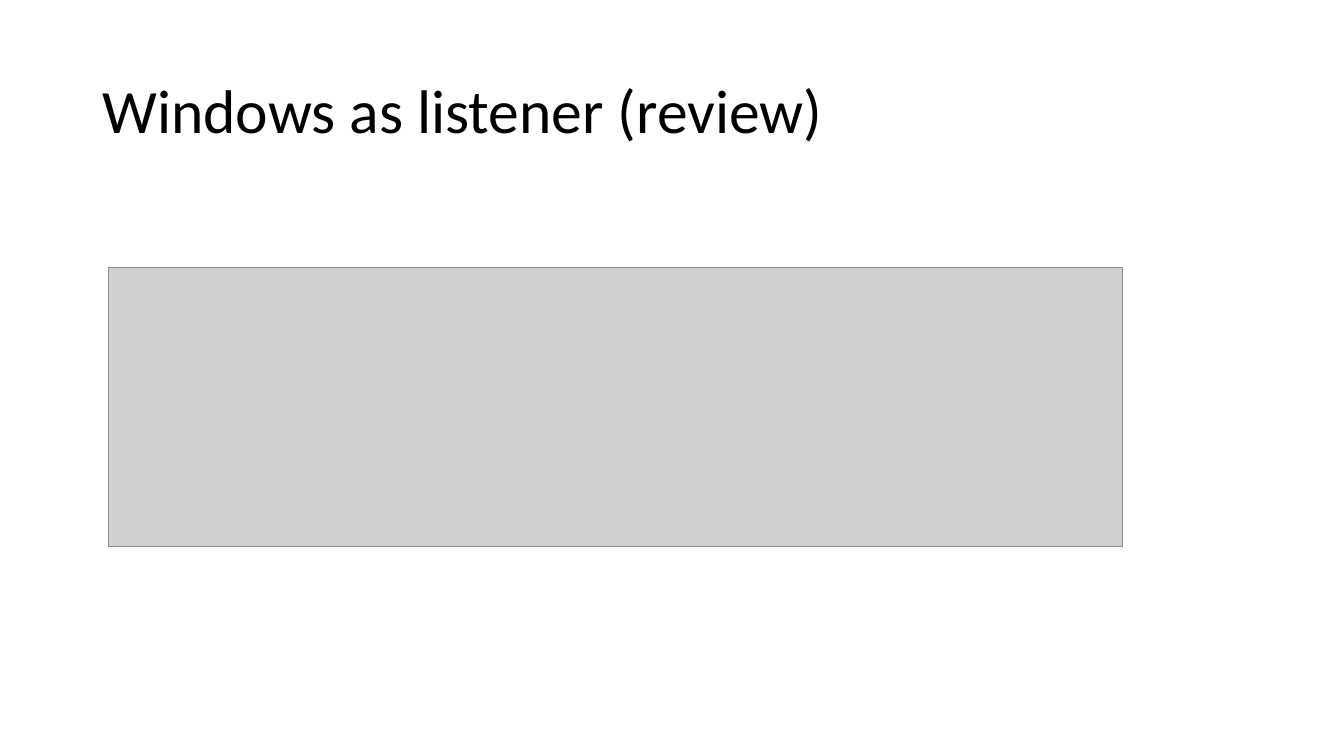
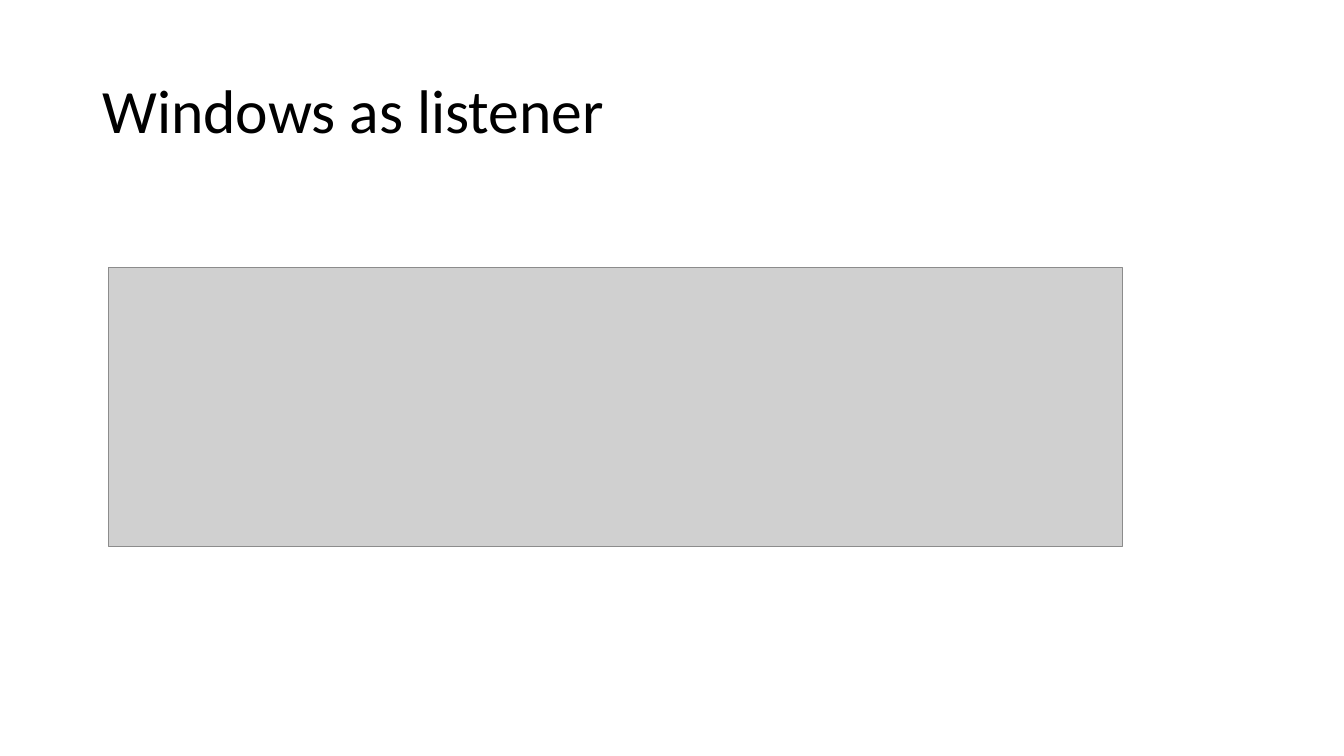
Before and after one commit to frankwxu/digital-forensics-lab, a slide deck: slide 27 of Basic_Computer_Skills_for_Forensics/7_USB_Image_Acquisition.pptx. Drawn at 1344x756 pixels with LibreOffice and Linux fonts; fonts in the diff are those of the drawing; grey boxes stand for pictures; background and template pictures are left out. Boxes give left, top, right and bottom in pixels: in the first picture for what was removed or moved away, otherwise in the second. Text is boxed around its words. In the diff, an @@ line names an element or a change of style, - is before the commit and + after.

```diff
--- a/Basic_Computer_Skills_for_Forensics/7_USB_Image_Acquisition.pptx
+++ b/Basic_Computer_Skills_for_Forensics/7_USB_Image_Acquisition.pptx
@@ title at [102, 90, 604, 134]: text changed @@
-Windows as listener (review)
+Windows as listener
```
Also in this commit, not shown: 1 other slide changed, 5 other files.
